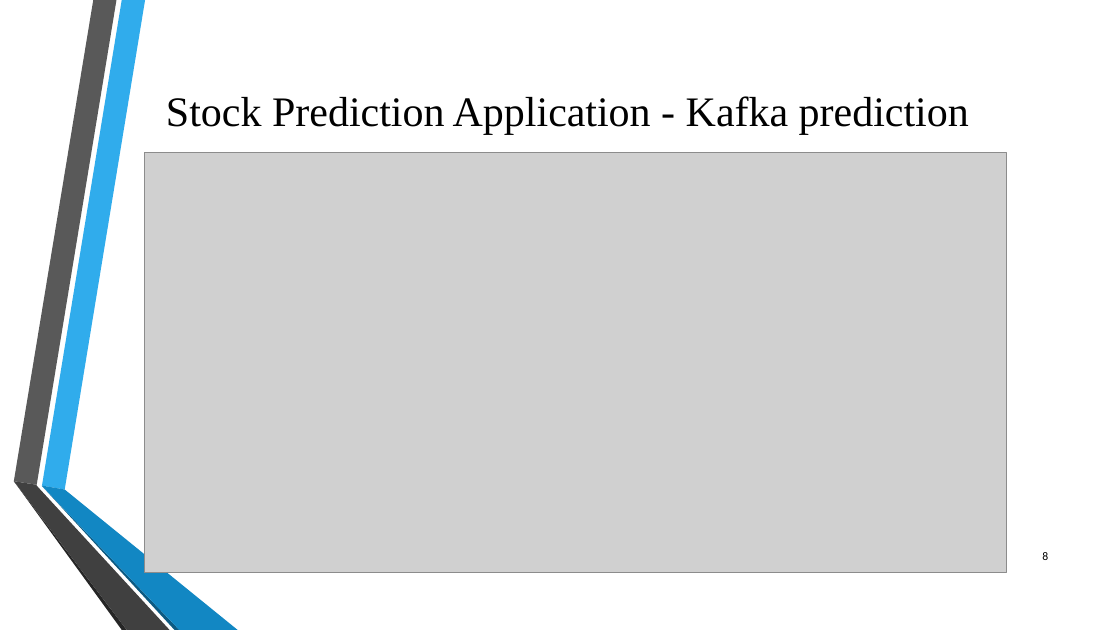
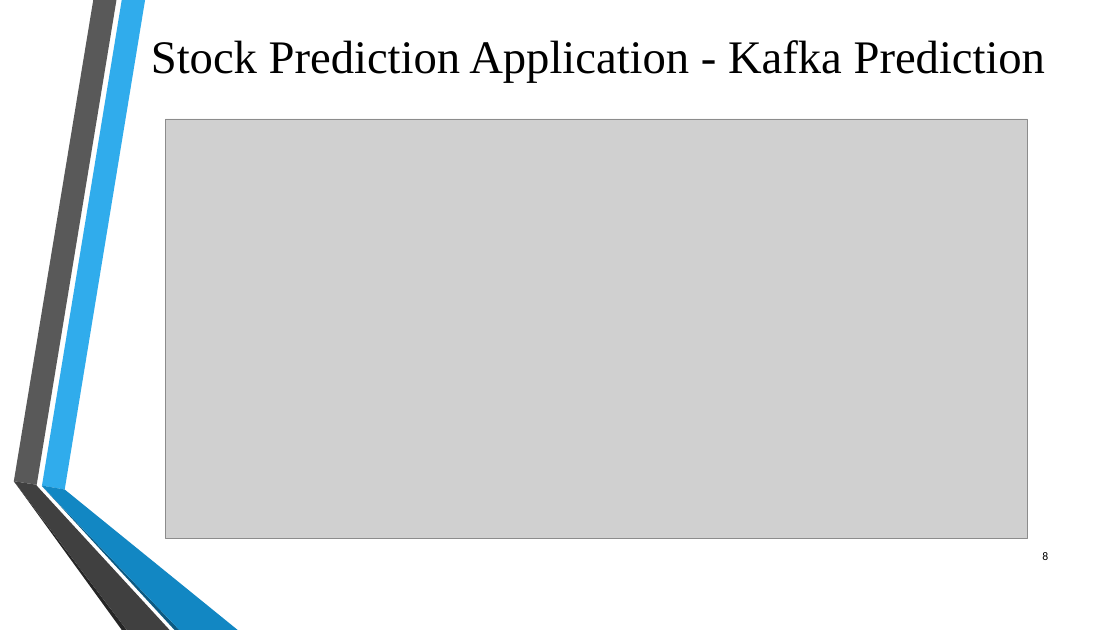
Before and after one commit to Priyaa84/DSE6300_Project, a slide deck: slide 8 of DSE 6300- Project Presentation.pptx. Drawn at 1120x630 pixels with LibreOffice and Linux fonts; fonts in the diff are those of the drawing; grey boxes stand for pictures; background and template pictures are left out. Boxes give left, top, right and bottom in pixels: in the first picture for what was removed or moved away, otherwise in the second. Text is boxed around its words. In the diff, an @@ line names an element or a change of style, - is before the commit and + after.

```diff
--- a/DSE 6300- Project Presentation.pptx
+++ b/DSE 6300- Project Presentation.pptx
@@ title at bbox=[151, 40, 1046, 83]: text changed; size 36 to 40 pt @@
-Stock Prediction Application - Kafka prediction
+Stock Prediction Application - Kafka Prediction
@@ picture: place and size @@
-picture at bbox=[145, 153, 1007, 573]
+picture at bbox=[166, 119, 1028, 539]
```
Also in this commit, not shown: 13 other slides changed, 2 slides added, 1 slide removed.
